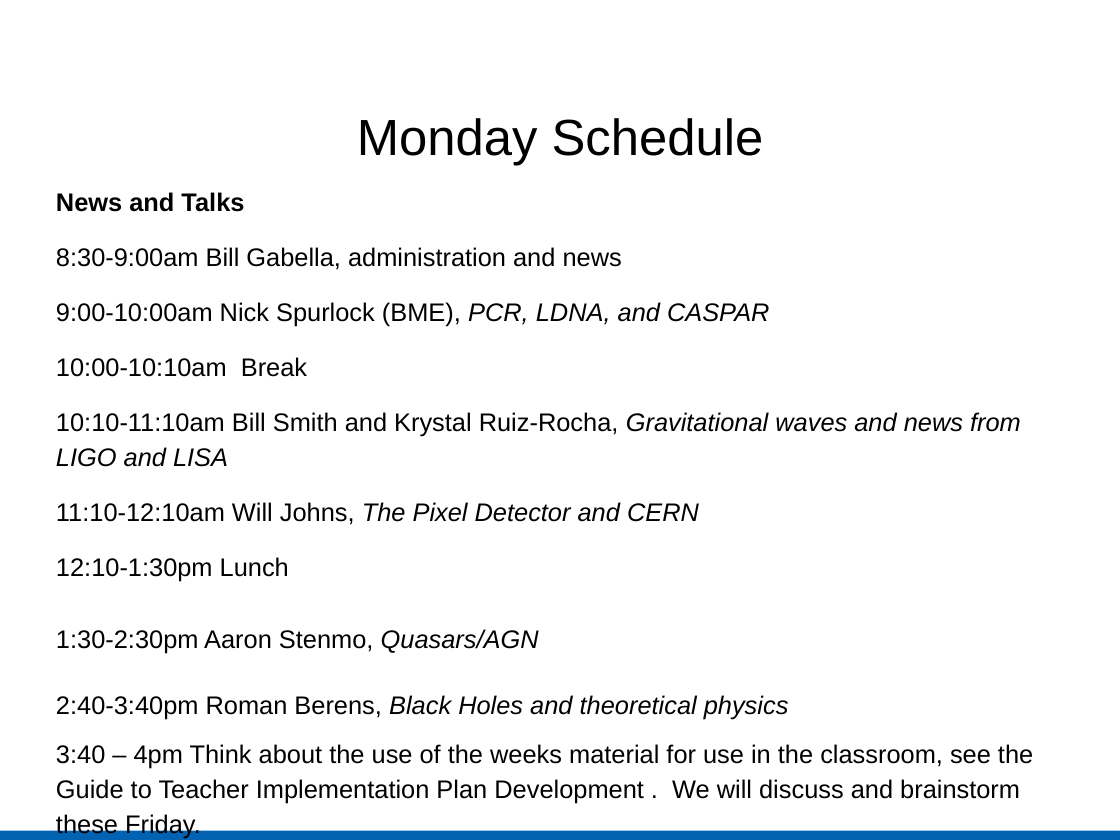
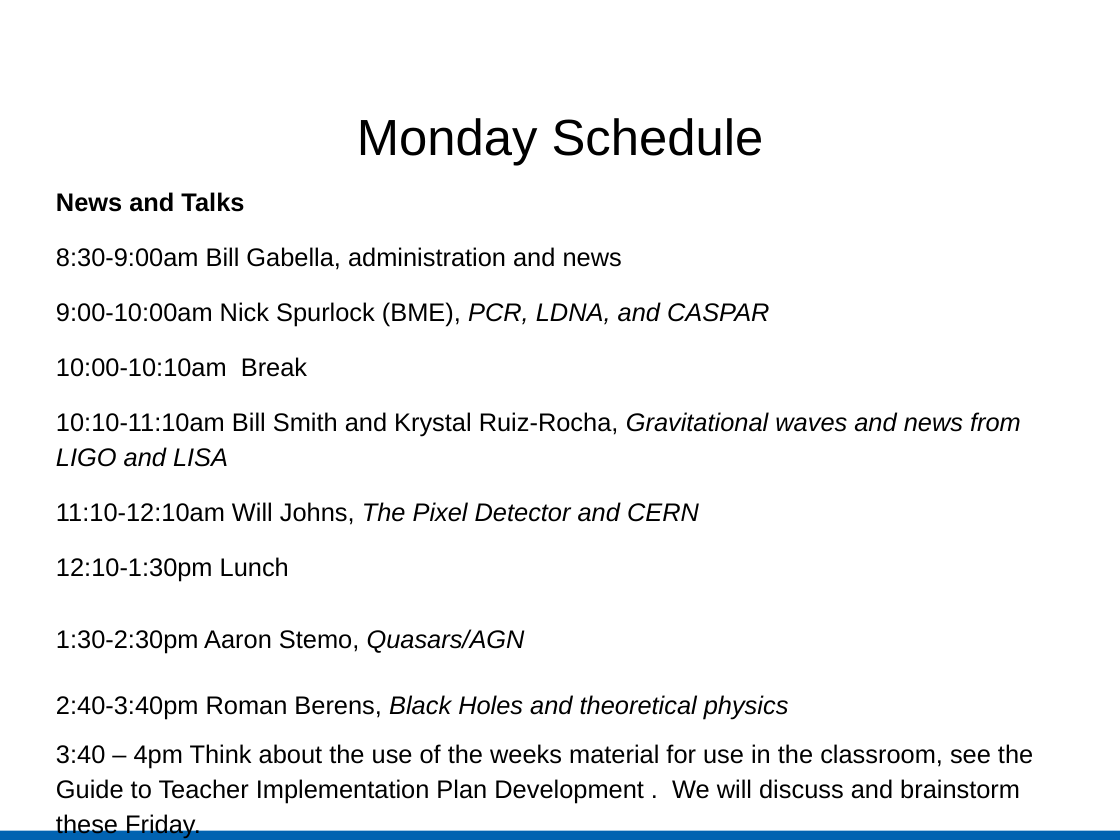
Before and after one commit to gabella/VandyQuarkNet, a slide deck: slide 6 of quarknet2024/talks/WelcomeQN2024.odp. Drawn at 1120x840 pixels with LibreOffice and Linux fonts; fonts in the diff are those of the drawing; background and template pictures are left out. Boxes give left, top, right and bottom in pixels: in the first picture for what was removed or moved away, otherwise in the second. Text is boxed around its words. In the diff, an @@ line names an element or a change of style, - is before the commit and + after.

```diff
--- a/quarknet2024/talks/WelcomeQN2024.odp
+++ b/quarknet2024/talks/WelcomeQN2024.odp
@@ text at <box>56,629,525,653</box>: text changed @@
-1:30-2:30pm Aaron Stenmo, Quasars/AGN
+1:30-2:30pm Aaron Stemo, Quasars/AGN
```
Also in this commit, not shown: 1 other file.
